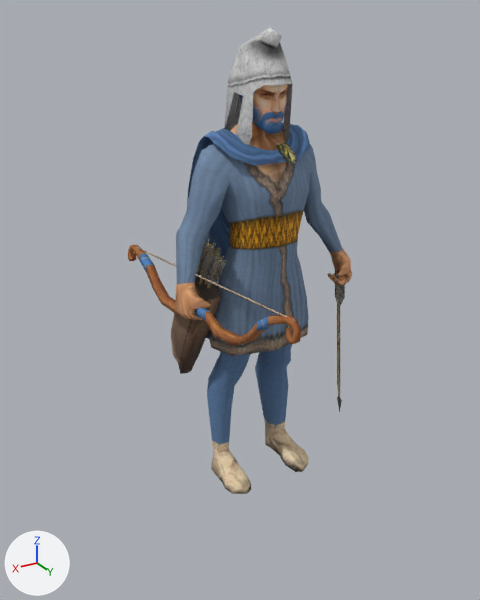
The glTF model assets/models/units/athen_archer_maiden.glb as it was, and as the next commit left it.
Before and after are seen from a 50 mm lens placed at (1.25, 1.85, 1.74), pointed at (0.06, -0.12, 0.75). The lights are fixed; the arrows at lower left show +X, +Y and +Z. The first picture is the older version. Where no turn or scale is listed for an object, it has been applied to the vertices. Vertices at exactly the same position are counted once.

Names of what the first picture shows: 'athen_archer_maiden_part0', 'athen_archer_maiden_part1', 'athen_archer_maiden_part2', 'athen_archer_maiden_part3', 'athen_archer_maiden_part4', 'athen_archer_maiden_part5', 'athen_archer_maiden_part6', 'athen_archer_maiden_part7'.
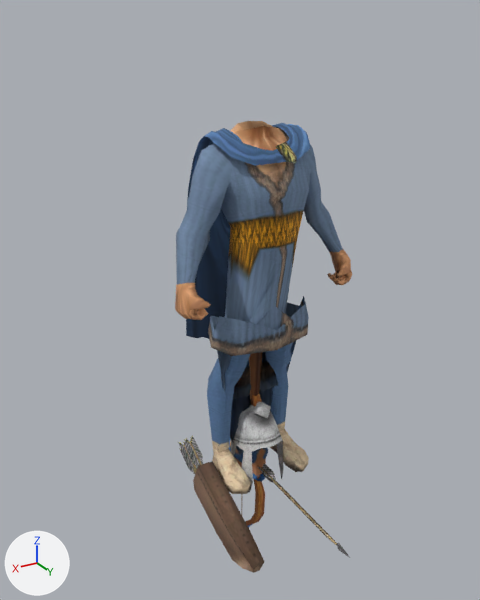
Boxes (x1, y1, x2, y2) around the edits, measured in the pictures (480 x 600 px; the box of a moved part takes in the faces that stretch with it):
'athen_archer_maiden_part0', reshaped
    before: (175, 122, 352, 494)
    after: (175, 121, 352, 494)
'athen_archer_maiden_part1', moved, turned
    before: (224, 27, 292, 145)
    after: (231, 402, 284, 492)
'athen_archer_maiden_part5', moved, turned
    before: (171, 274, 222, 374)
    after: (193, 461, 264, 573)
'athen_archer_maiden_part4', reshaped
    before: (128, 245, 301, 346)
    after: (241, 394, 265, 528)
'athen_archer_maiden_part2', moved, turned
    before: (240, 84, 288, 134)
    after: (229, 438, 268, 482)
'athen_archer_maiden_part6', moved, turned
    before: (197, 236, 227, 289)
    after: (178, 435, 203, 474)
'tool_Weapon', added
    after: (258, 463, 350, 558)
'athen_archer_maiden_part3', deleted
    before: (335, 271, 345, 413)
part 1 of me_athen_archer_maiden_part0, moved or reshaped
    before: (214, 228, 309, 355)
    after: (211, 228, 309, 479)
part 2 of me_athen_archer_maiden_part0, moved or reshaped (mostly hidden before)
    before: (237, 122, 271, 137)
    after: (237, 121, 274, 405)

What changed in the scene script:
```text
Change me_athen_archer_maiden_part0:
    remove me_athen_archer_maiden_part0.from_pydata(...)  # 460 vertices, 884 faces; spans x -0.365..0.365, y -0.157..0.155, z 0.0..1.456
    add me_athen_archer_maiden_part0.from_pydata(...)  # 460 vertices, 884 faces; spans x -0.365..0.365, y -0.153..0.155, z -0.109..1.397
    me_athen_archer_maiden_part0 part 1: 56 of 460 vertices moved; they spanned x -0.188..0.188, y -0.157..0.12, z 0.6..1.036 and now span x -0.188..0.188, y -0.151..0.119, z -0.109..1.016; mean shift (0.0, 0.011, -0.22); largest move (0.0, -0.115, 0.838) -> (0.0, 0.006, -0.109)
    me_athen_archer_maiden_part0 part 2: 24 of 460 vertices moved; they spanned x -0.049..0.049, y -0.06..0.026, z 1.395..1.456 and now span x -0.049..0.049, y -0.057..0.017, z -0.001..1.394; mean shift (0.0, -0.007, -0.757); largest move (0.0, -0.007, 1.456) -> (0.0, -0.029, -0.001)
Change me_athen_archer_maiden_part1:
    remove me_athen_archer_maiden_part1.from_pydata(...)  # 66 vertices, 80 faces; spans x -0.098..0.098, y -0.149..0.116, z 1.314..1.7
    add me_athen_archer_maiden_part1.from_pydata(...)  # 66 vertices, 80 faces; spans x -0.098..0.098, y -0.118..0.118, z -0.065..0.318
    me_athen_archer_maiden_part1 part 3: the whole mesh is turned 8.2 degrees about the x axis through its middle, then moved by (0.0, 0.007, -1.389)
Change me_athen_archer_maiden_part2:
    remove me_athen_archer_maiden_part2.from_pydata(...)  # 90 vertices, 166 faces; spans x -0.071..0.071, y -0.086..0.115, z 1.377..1.615
    add me_athen_archer_maiden_part2.from_pydata(...)  # 90 vertices, 166 faces; spans x -0.071..0.071, y -0.188..0.04, z -0.092..0.12
    me_athen_archer_maiden_part2 part 4: the whole mesh is turned 98.2 degrees about the x axis through its middle, then moved by (0.0, -0.087, -1.482)
Change me_athen_archer_maiden_part4:
    remove me_athen_archer_maiden_part4.from_pydata(...)  # 152 vertices, 264 faces; spans x 0.262..0.342, y -0.452..0.633, z 0.759..0.978
    add me_athen_archer_maiden_part4.from_pydata(...)  # 152 vertices, 264 faces; spans x -0.017..0.017, y -0.127..0.044, z -0.529..0.56
    me_athen_archer_maiden_part4 part 5: the whole mesh is multiplied about its middle by the matrix ((-0.991, -0.033, -0.129), (0.126, 0.077, -0.989), (0.043, -0.997, -0.072)), then moved by (-0.3, -0.145, -0.852)
Change me_athen_archer_maiden_part5:
    remove me_athen_archer_maiden_part5.from_pydata(...)  # 25 vertices, 46 faces; spans x 0.194..0.278, y -0.229..0.08, z 0.438..0.93
    add me_athen_archer_maiden_part5.from_pydata(...)  # 25 vertices, 46 faces; spans x 0.194..0.278, y -0.088..0.405, z -0.192..0.086
    me_athen_archer_maiden_part5 part 6: the whole mesh is turned 97.5 degrees about the x axis through its middle, then moved by (0.0, 0.227, -0.732)
Change me_athen_archer_maiden_part6:
    remove me_athen_archer_maiden_part6.from_pydata(...)  # 216 vertices, 150 faces; spans x 0.208..0.271, y -0.196..0.131, z 0.581..1.053
    add me_athen_archer_maiden_part6.from_pydata(...)  # 216 vertices, 150 faces; spans x 0.208..0.271, y -0.228..0.263, z -0.162..0.116
    me_athen_archer_maiden_part6 part 7: the whole mesh is turned 97.5 degrees about the x axis through its middle, then moved by (0.0, 0.048, -0.841)
Remove ob_athen_archer_maiden_part3:
    ob_athen_archer_maiden_part3 = bpy.data.objects.new('athen_archer_maiden_part3', me_athen_archer_maiden_part3)
Add ob_tool_weapon:
    ob_tool_weapon = bpy.data.objects.new('tool_Weapon', me_athen_archer_maiden_part3_1)  # 47 vertices, 47 faces; spans x -0.022..0.019, y -0.008..0.615, z -0.026..0.017; in mat_mat3 (picture img_tex3)
    ob_tool_weapon.location = (0.0, -0.09, 0.0)
```
